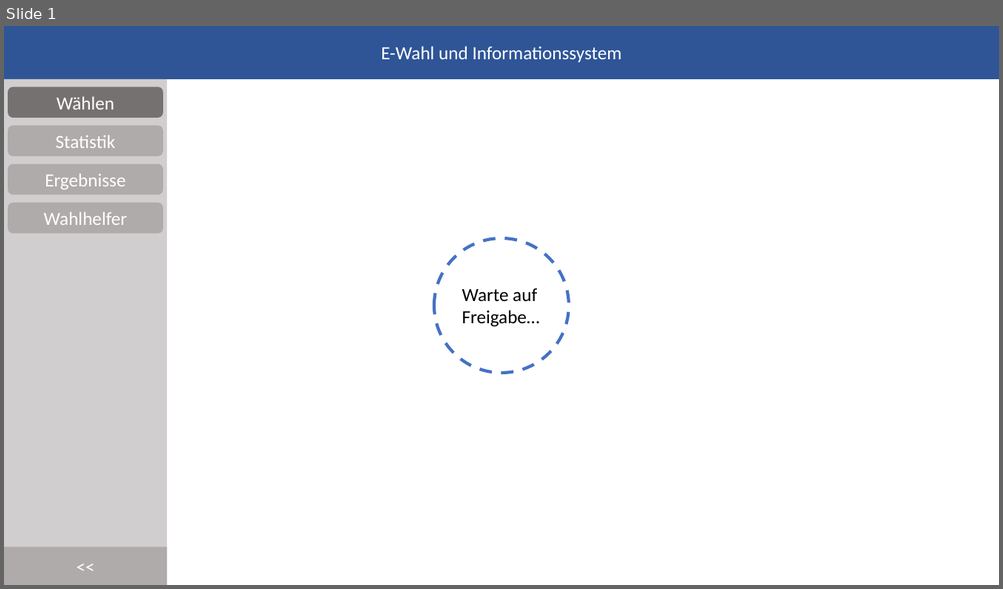
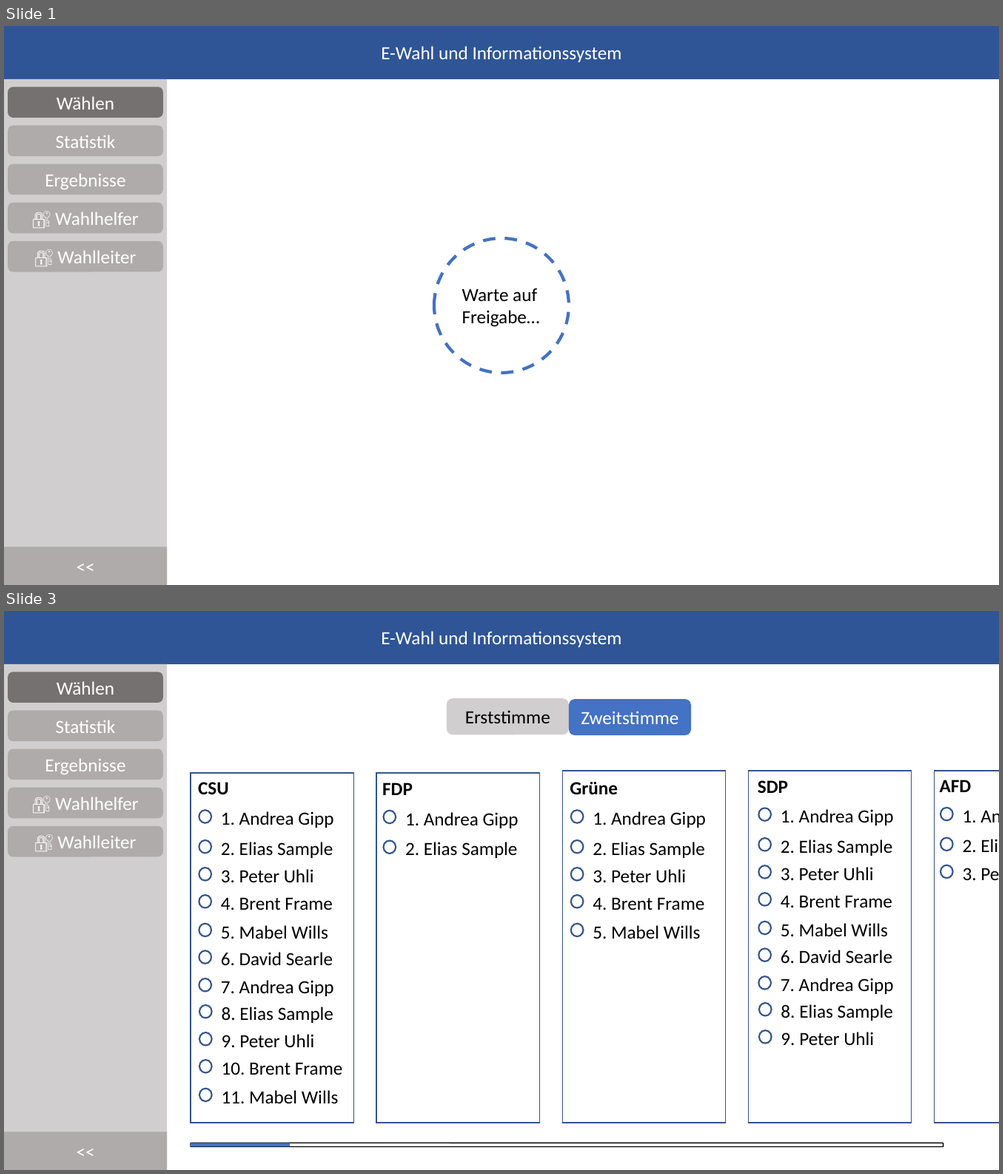
Before and after one commit to DominikHorn/wise2019-dbsystems-project, a slide deck: specification/Mock.pptx. Shown one above the other, each under a label of ours: slide 1 before the commit, slides 1 and 3 after it; the slides between them are not shown. The pictures are 1003x589 and 1003x1174 pixels, drawn with LibreOffice and Linux fonts; fonts in the diff are those of the drawing. Boxes give left, top, right and bottom in pixels: in the first picture for what was removed or moved away, otherwise in the second. Text is boxed around its words. In the diff, an @@ line names an element or a change of style, - is before the commit and + after.

```diff
--- a/specification/Mock.pptx
+++ b/specification/Mock.pptx
@@ slide 3 added at (4, 611, 999, 1170), background #FFFFFF @@
@@ rectangle added at (4, 611, 999, 664), fill #2F5597, 18 pt, text #FFFFFF @@
+E-Wahl und Informationssystem
@@ rectangle added at (4, 664, 167, 1170), fill #D0CECE @@
@@ rounded rectangle added at (8, 672, 163, 703), fill #767171, 18 pt, text #FFFFFF @@
+Wählen
@@ rounded rectangle added at (447, 698, 569, 735), fill #D0CECE, 18 pt, text #000000 @@
+Erststimme
@@ rounded rectangle added at (569, 699, 691, 735), fill #4472C4, 18 pt, text #FFFFFF @@
+Zweitstimme
@@ rounded rectangle added at (8, 710, 163, 741), fill #AFABAB, 18 pt, text #FFFFFF @@
+Statistik
@@ rounded rectangle added at (8, 749, 163, 780), fill #AFABAB, 18 pt, text #FFFFFF @@
+Ergebnisse
@@ rounded rectangle added at (8, 788, 163, 818), fill #AFABAB, 18 pt, text #FFFFFF @@
+🔐 Wahlhelfer
@@ rounded rectangle added at (8, 826, 163, 857), fill #AFABAB, 18 pt, text #FFFFFF @@
+🔐 Wahlleiter
@@ group added at (190, 771, 999, 1124): 35 texts, 30 ellipses, 5 rectangles @@
+CSU
+1. Andrea Gipp
+2. Elias Sample
+3. Peter Uhli
+4. Brent Frame
+5. Mabel Wills
+6. David Searle
+7. Andrea Gipp
+8. Elias Sample
+9. Peter Uhli
+10. Brent Frame
+11. Mabel Wills
+FDP
+1. Andrea Gipp
+2. Elias Sample
+Grüne
+1. Andrea Gipp
+2. Elias Sample
+3. Peter Uhli
+4. Brent Frame
+5. Mabel Wills
+SDP
+1. Andrea Gipp
+2. Elias Sample
+3. Peter Uhli
+4. Brent Frame
+5. Mabel Wills
+6. David Searle
+7. Andrea Gipp
+8. Elias Sample
+9. Peter Uhli
+AFD
+1. Andrea Gipp
+2. Elias Sample
+3. Peter Uhli
@@ rectangle added at (4, 1133, 167, 1170), fill #AFABAB, 18 pt, text #FFFFFF @@
+<<
@@ rounded rectangle added at (190, 1144, 943, 1147), outline #000000 1 pt @@
@@ rounded rectangle added at (190, 1144, 290, 1147), fill #4472C4 @@
@@ slide 1 changed as well @@
@@ text in rounded rectangle at (55, 212, 138, 225): text changed @@
-Wahlhelfer
+🔐 Wahlhelfer
@@ rounded rectangle added at (8, 241, 163, 272), fill #AFABAB, 18 pt, text #FFFFFF @@
+🔐 Wahlleiter
```
Also in this commit, not shown: 2 other slides changed, 3 other slides added.
